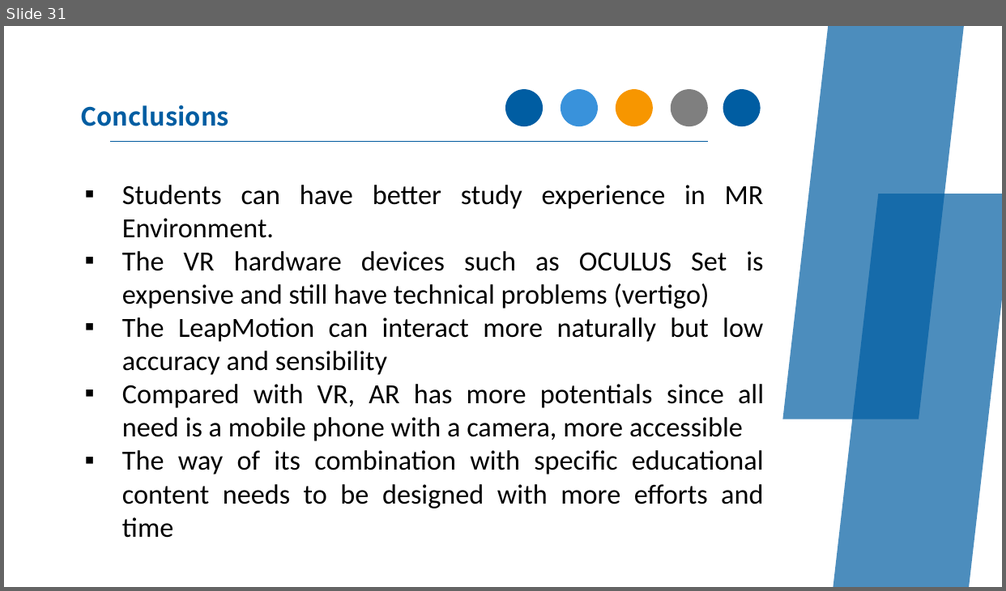
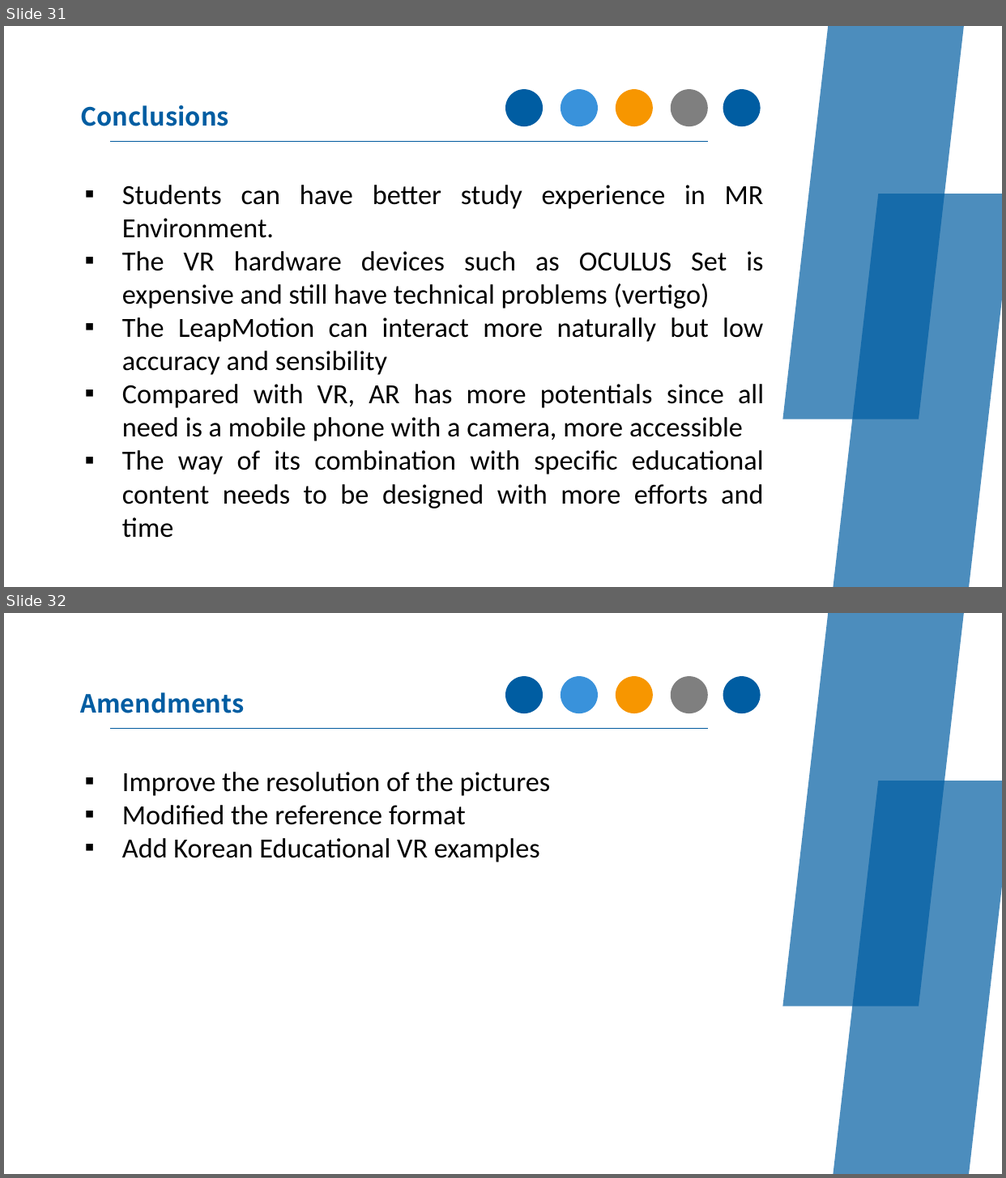
Before and after one commit to duanxiaoyun/PhD-thesis-, a slide deck: 0529-Development and Evaluation of Mixed Reality Educational Applications.pptx. Shown one above the other, each under a label of ours: slide 31 before the commit, slides 31 and 32 after it. The pictures are 1006x591 and 1006x1178 pixels, drawn with LibreOffice and Linux fonts; fonts in the diff are those of the drawing; background and template pictures are left out. Boxes give left, top, right and bottom in pixels: in the first picture for what was removed or moved away, otherwise in the second. Text is boxed around its words. In the diff, an @@ line names an element or a change of style, - is before the commit and + after.

```diff
--- a/0529-Development and Evaluation of Mixed Reality Educational Applications.pptx
+++ b/0529-Development and Evaluation of Mixed Reality Educational Applications.pptx
@@ slide 32 added at <box>4,613,1002,1174</box>, background picture (left out) @@
@@ parallelogram added at <box>782,613,963,1006</box>, fill #005DA2 at 70% opacity @@
@@ ellipse added at <box>505,676,542,713</box>, fill #005DA2 @@
@@ ellipse added at <box>560,676,598,713</box>, fill #3992DB @@
@@ ellipse added at <box>616,676,653,713</box>, fill #F79600 @@
@@ ellipse added at <box>671,676,708,713</box>, fill #7F7F7F @@
@@ ellipse added at <box>723,676,761,713</box>, fill #005DA2 @@
@@ text added at <box>80,692,244,713</box>, 18 pt, text #005DA2, bold @@
+Amendments
@@ line added from (111, 729) to (708, 729), #005B9E 0.75 pt @@
@@ text added at <box>122,772,551,862</box>, 20 pt, text #000000 @@
+▪ Improve the resolution of the pictures
+▪ Modified the reference format
+▪ Add Korean Educational VR examples
@@ parallelogram added at <box>833,781,1002,1174</box>, fill #005DA2 at 70% opacity @@
```
Also in this commit, not shown: 1 slide changed, 4 other files.
